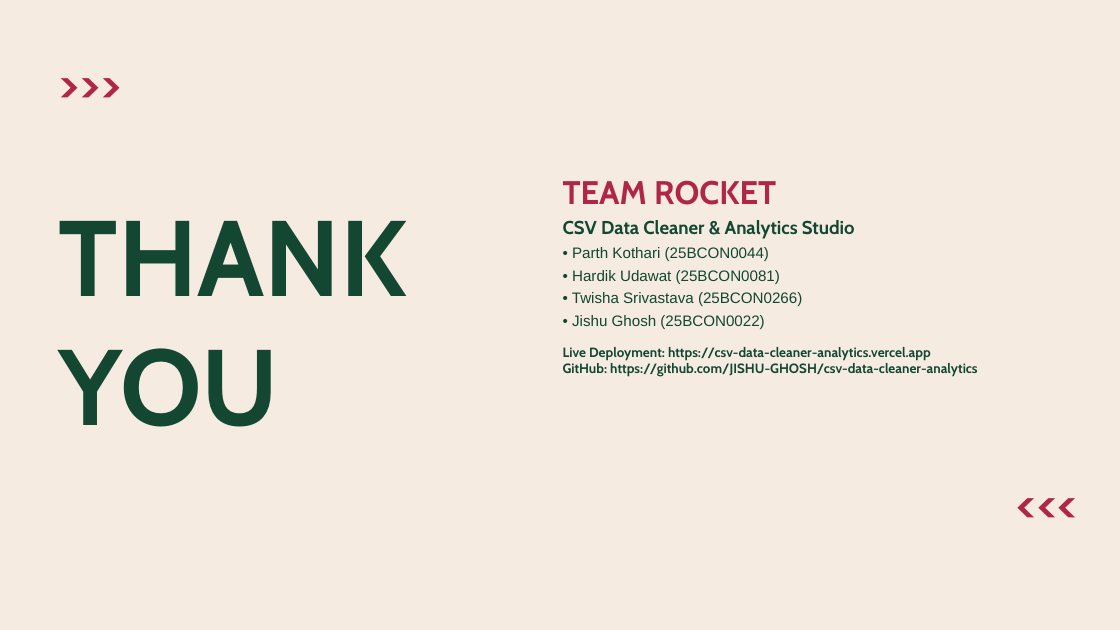
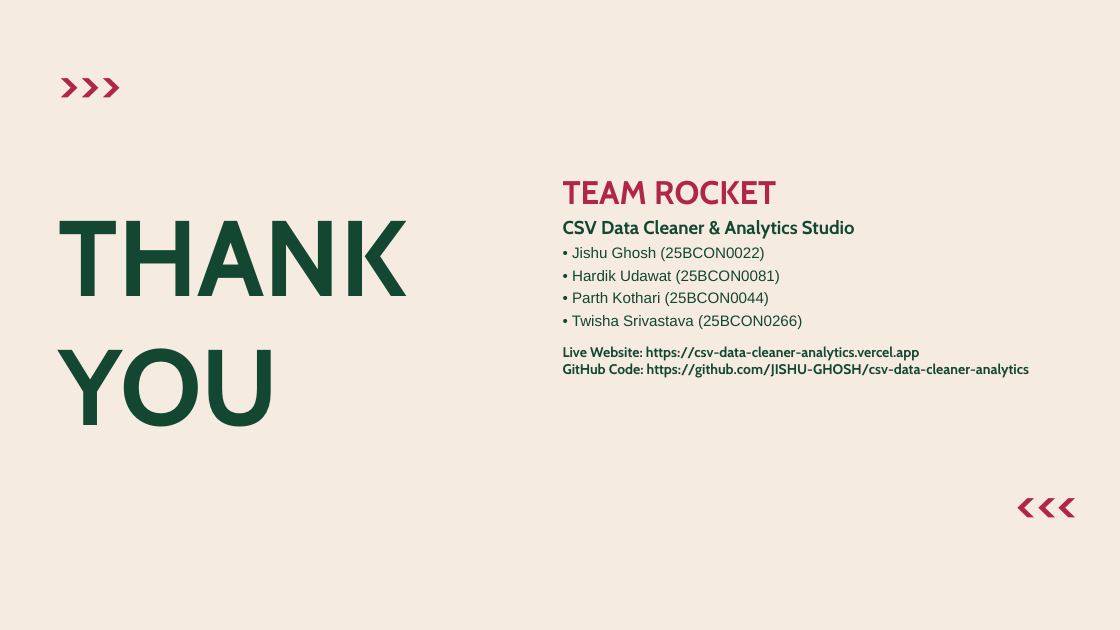
Before and after one commit to JISHU-GHOSH/csv-data-cleaner-analytics, a slide deck: slide 14 of CSV_Cleaner_14_Pages_Presentation.pptx. Drawn at 1120x630 pixels with LibreOffice and Linux fonts; fonts in the diff are those of the drawing. Boxes give left, top, right and bottom in pixels: in the first picture for what was removed or moved away, otherwise in the second. Text is boxed around its words. In the diff, an @@ line names an element or a change of style, - is before the commit and + after.

```diff
--- a/CSV_Cleaner_14_Pages_Presentation.pptx
+++ b/CSV_Cleaner_14_Pages_Presentation.pptx
@@ text at (572, 247, 780, 284): paragraphs added @@
+• Jishu Ghosh (25BCON0022)
+• Hardik Udawat (25BCON0081)
@@ text at (563, 346, 1029, 378): text changed; size 11.5 to 12 pt @@
-• Jishu Ghosh (25BCON0022)
-Live Deployment: https://csv-data-cleaner-analytics.vercel.app
-GitHub: https://github.com/JISHU-GHOSH/csv-data-cleaner-analytics
+Live Website: https://csv-data-cleaner-analytics.vercel.app
+GitHub Code: https://github.com/JISHU-GHOSH/csv-data-cleaner-analytics
```
Also in this commit, not shown: 13 other slides changed, 1 other file.
